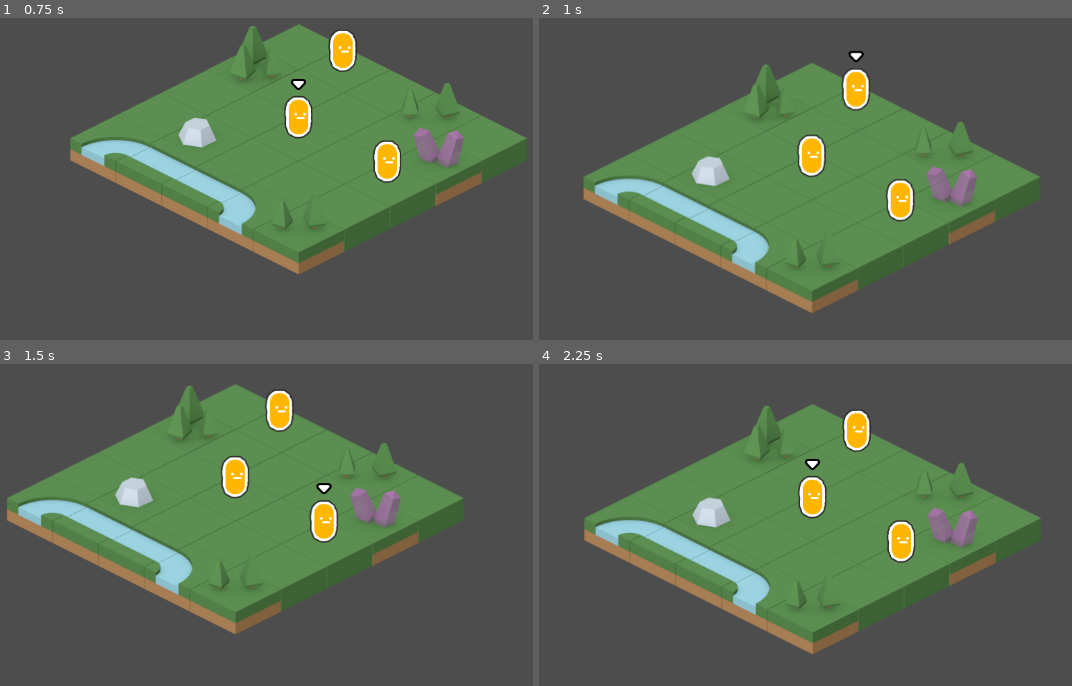
Above: before the commit, frames 1-4 (two rows, left to right).
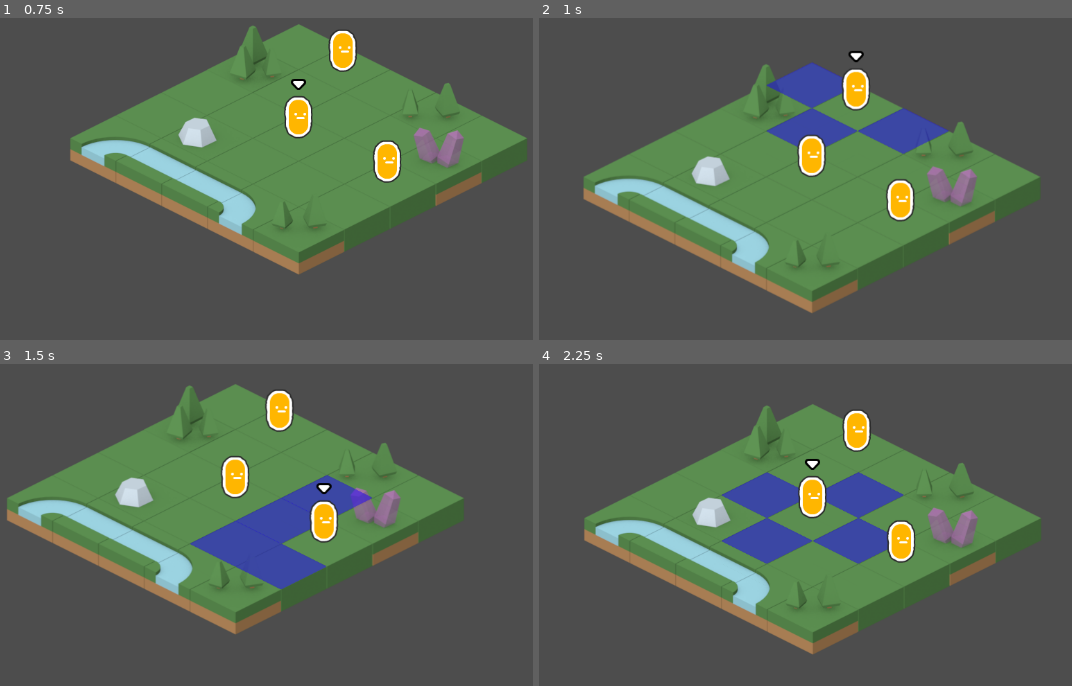
Above: after the commit, the same moments.

Repository: CreatedBySeb/godot-test
Game: Godot game, scene res://scenes/game.tscn
Same seed, same stepped clock (60 frames per second), same inputs: the game is played once before the commit and once after it.
Inputs (mouse positions are in pixels of both pictures, inside the frame that each line leads up to):
- Up to frame 1 (0.75 s): tap Enter at 0.5 s; move the mouse to (474, 114) at 0.52 s; click (474, 114) at 0.6 s
- Up to frame 2 (1 s): tap E (select_next_unit) at 0.8 s
- Up to frame 3 (1.5 s): move the mouse to (138, 505) at 1.27 s; tap E (select_next_unit) at 1.35 s
- Up to frame 4 (2.25 s): tap Q (select_prev_unit) at 1.55, 2.1 s; move the mouse to (917, 386) at 2.02 s

Frame 1 is identical in both runs. In frame 2, 3.5% of the frame differs, in the area x 42-77%, y 13-43%; in frame 3, 4.6%; in frame 4, 4.8%, in the area x 34-69%, y 33-63%.

Commit message:
Add movement overlay

Diff:
--- a/scenes/game.tscn
+++ b/scenes/game.tscn
@@ -1,10 +1,11 @@
-[gd_scene load_steps=8 format=3 uid="uid://dtx06y4iw0k62"]
+[gd_scene load_steps=11 format=3 uid="uid://dtx06y4iw0k62"]
 
 [ext_resource type="Texture2D" uid="uid://dm11j3yfr1uk0" path="res://assets/tileset.png" id="1_rke4c"]
 [ext_resource type="PackedScene" uid="uid://cs2pl1l6ynkt6" path="res://scenes/unit.tscn" id="2_8kbpk"]
 [ext_resource type="AudioStream" uid="uid://cg3dovnkvi685" path="res://assets/bookOpen.ogg" id="2_j5opk"]
 [ext_resource type="Script" path="res://scripts/Camera.gd" id="3_7eanr"]
 [ext_resource type="Script" path="res://scripts/GameManager.gd" id="4_teupw"]
+[ext_resource type="Texture2D" uid="uid://sn3ol1dxmjr4" path="res://assets/tactics-overlay.png" id="5_1sfwv"]
 
 [sub_resource type="TileSetAtlasSource" id="TileSetAtlasSource_vsvau"]
 texture = ExtResource("1_rke4c")
@@ -117,6 +118,19 @@
 custom_data_layer_0/type = 1
 sources/2 = SubResource("TileSetAtlasSource_vsvau")
 
+[sub_resource type="TileSetAtlasSource" id="TileSetAtlasSource_v4s35"]
+texture = ExtResource("5_1sfwv")
+texture_region_size = Vector2i(132, 130)
+0:0/0 = 0
+1:0/0 = 0
+2:0/0 = 0
+
+[sub_resource type="TileSet" id="TileSet_37cdf"]
+tile_shape = 1
+tile_layout = 4
+tile_size = Vector2i(132, 66)
+sources/0 = SubResource("TileSetAtlasSource_v4s35")
+
 [node name="Game" type="Node2D"]
 
 [node name="GameManager" type="Node" parent="." node_paths=PackedStringArray("units")]
@@ -142,6 +156,14 @@
 layer_0/y_sort_enabled = true
 layer_0/tile_data = PackedInt32Array(-65536, 65538, 2, -131072, 65538, 2, -196608, 65538, 2, -131073, 65538, 2, -65537, …(348 unchanged characters)…
 
+[node name="ActionOverlay" type="TileMap" parent="."]
+unique_name_in_owner = true
+modulate = Color(1, 1, 1, 0.498039)
+y_sort_enabled = true
+tile_set = SubResource("TileSet_37cdf")
+format = 2
+layer_0/y_sort_enabled = true
+
 [node name="Unit" parent="." instance=ExtResource("2_8kbpk")]
 
 [node name="Unit2" parent="." instance=ExtResource("2_8kbpk")]
@@ -149,3 +171,4 @@
 
 [node name="Unit3" parent="." instance=ExtResource("2_8kbpk")]
 position = Vector2(128, 64)
+move_range = 2
--- a/scripts/GameManager.gd
+++ b/scripts/GameManager.gd
@@ -3,16 +3,18 @@
 
 @export var units: Array[Unit] = []
 
+@onready var action_overlay: TileMap = %ActionOverlay
 @onready var camera: Camera = %Camera
 @onready var tilemap: TileMap = %TileMap
 @onready var select_sound = $SelectSound
 
 var selected_unit = 0
+const DIRECTIONS = [Vector2.UP, Vector2.RIGHT, Vector2.DOWN, Vector2.LEFT]
 
 
 # Called when the node enters the scene tree for the first time.
 func _ready():
-	pass # Replace with function body.
+	pass # TODO: need to select_unit for overlay etc., but doing so seems to use the wrong location here
 
 
 # Called every frame. 'delta' is the elapsed time since the previous frame.
@@ -35,6 +37,48 @@
 	selected_unit = wrap(selected_unit + direction, 0, len(units))
 	camera.target = units[selected_unit]
 	select_sound.play()
+	update_action_overlay(units[selected_unit])
+
+
+func tile_is_available(tile: Vector2) -> bool:
+	if unit_on_tile(tile):
+		return false
+
+	var tile_data = tilemap.get_cell_tile_data(0, tile)
+	if !tile_data or !tile_data.get_custom_data("walkable"):
+		return false
+
+	return true
+
+
+func get_valid_moves(from: Vector2, remaining_range: int) -> Array[Vector2]:
+	var valid_moves: Array[Vector2] = []
+
+	if remaining_range > 1:
+		for direction in DIRECTIONS:
+			if !tile_is_available(from + direction):
+				continue
+
+			valid_moves.append(from + direction)
+			valid_moves.append_array(get_valid_moves(from + direction, remaining_range - 1))
+	else:
+		for direction in DIRECTIONS:
+			var tile = from + direction
+			if tile_is_available(tile):
+				valid_moves.append(tile)
+
+
+	return valid_moves
+
+
+func update_action_overlay(unit: Unit):
+	var valid_moves = get_valid_moves(unit.location, unit.move_range)
+
+	action_overlay.remove_layer(0)
+	action_overlay.add_layer(0)
+
+	for move in valid_moves:
+		action_overlay.set_cell(0, move, 0, Vector2(0, 0))
 
 
 func unit_on_tile(tile: Vector2) -> Unit:
@@ -46,19 +90,10 @@
 
 
 func move_unit(unit: Unit, tile: Vector2) -> bool:
-	if tile.distance_to(unit.location) > unit.move_range:
-		print("Tile too far away")
-		return false
-
-	if unit_on_tile(tile):
-		print("Tile already occupied")
-		return false
-
-	var tile_data = tilemap.get_cell_tile_data(0, tile)
-
-	if !tile_data.get_custom_data("walkable"):
-		print("Tile is not walkable")
+	var valid_moves = get_valid_moves(unit.location, unit.move_range)
+	if tile not in valid_moves:
 		return false
 
 	unit.move_to_tile(tile)
+	update_action_overlay(unit)
 	return true
Binary file added: assets/tactics-overlay.png
Not shown, added: assets/tactics-overlay.png.import
